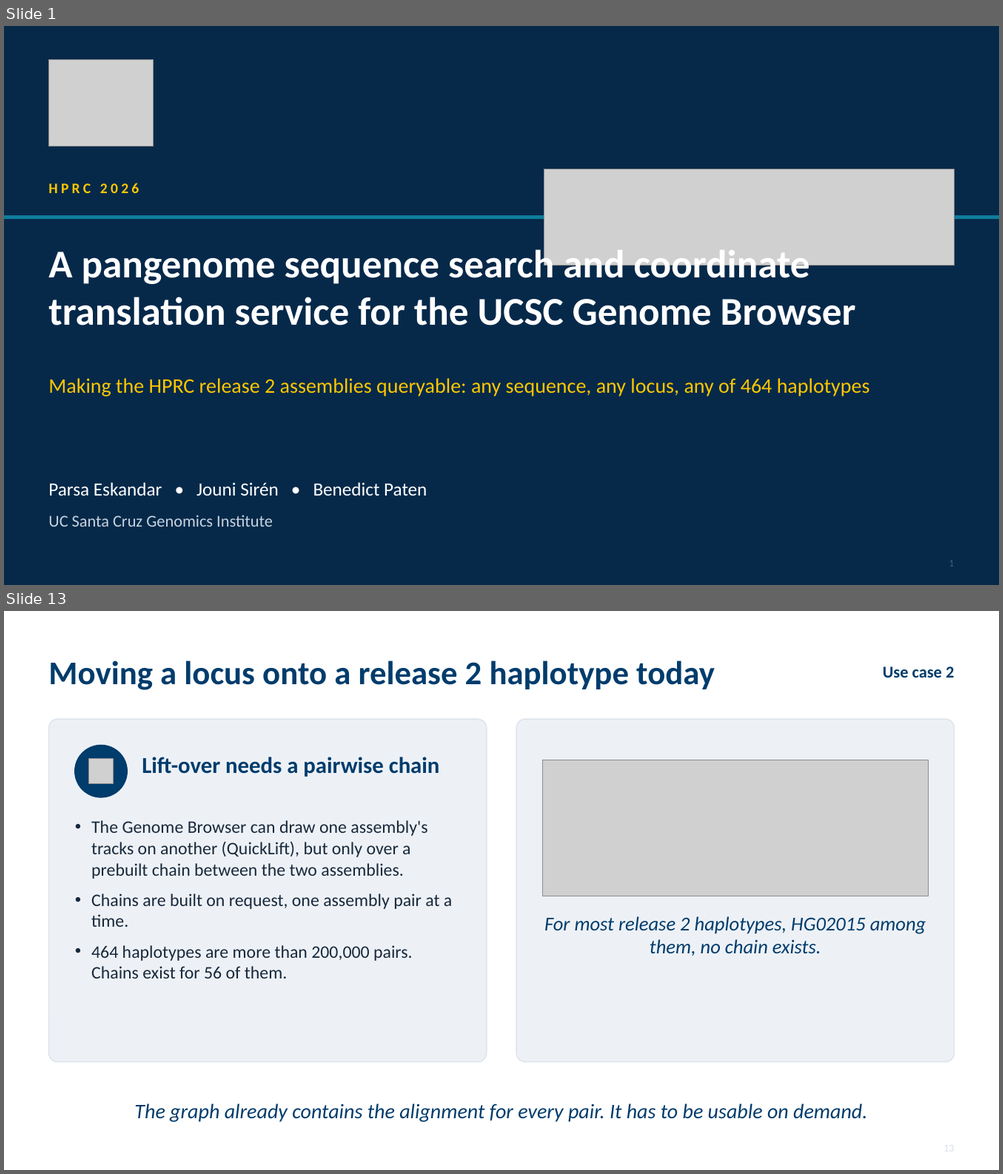
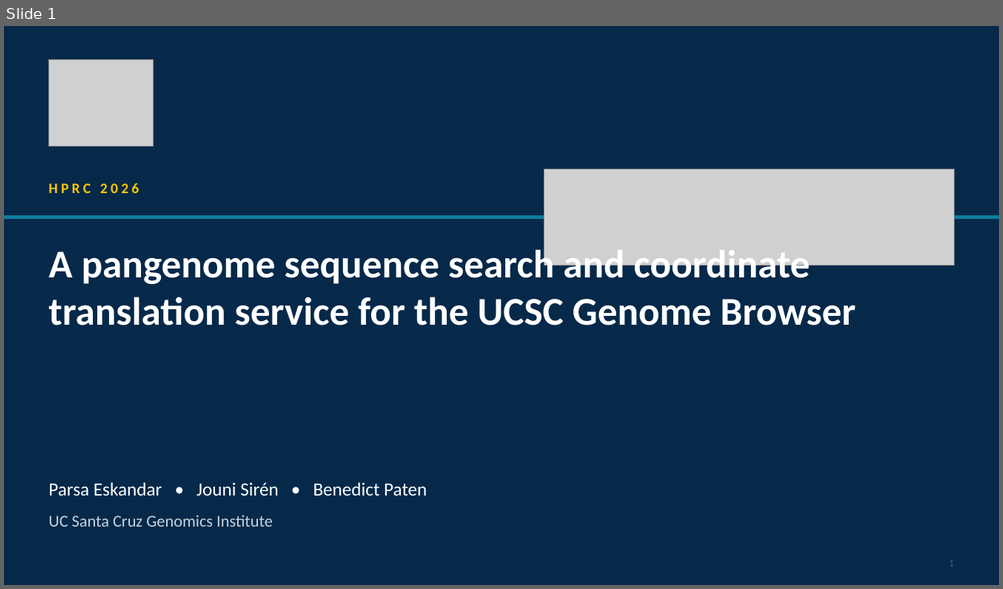
Before and after one commit to parsaeskandar/hprc_2026_poster, a slide deck: talk/HPRC2026_talk.pptx. Shown one above the other, each under a label of ours: slides 1 and 13 before the commit, slide 1 after it; the slides between them are not shown. The pictures are 1003x1174 and 1003x589 pixels, drawn with LibreOffice and Linux fonts; fonts in the diff are those of the drawing; grey boxes stand for pictures. Boxes give left, top, right and bottom in pixels: in the first picture for what was removed or moved away, otherwise in the second. Text is boxed around its words. In the diff, an @@ line names an element or a change of style, - is before the commit and + after.

Commit message:
Talk v7: simplify. Figures and screenshots first, talking points instead of a script

```diff
--- a/talk/HPRC2026_talk.pptx
+++ b/talk/HPRC2026_talk.pptx
@@ slide 13 removed at box(4, 611, 999, 1170), background #FFFFFF @@
@@ text removed at box(48, 661, 714, 690) @@
-Moving a locus onto a release 2 haplotype today
@@ text removed at box(882, 667, 953, 678) @@
-Use case 2
@@ rounded rectangle removed at box(48, 719, 486, 1062) @@
@@ rounded rectangle removed at box(517, 719, 955, 1062) @@
@@ ellipse removed at box(75, 745, 127, 797) @@
@@ picture removed at box(88, 759, 114, 784) @@
@@ text removed at box(142, 757, 440, 777) @@
-Lift-over needs a pairwise chain
@@ picture removed at box(543, 760, 928, 896) @@
@@ text removed at box(91, 820, 452, 979) @@
-• The Genome Browser can draw one assembly's tracks on another (QuickLift), but only over a prebuilt chain between the two assemblies.
-• Chains are built on request, one assembly pair at a time.
-• 464 haplotypes are more than 200,000 pairs. Chains exist for 56 of them.
@@ text removed at box(544, 917, 926, 956) @@
-For most release 2 haplotypes, HG02015 among them, no chain exists.
@@ text removed at box(134, 1104, 867, 1122) @@
-The graph already contains the alignment for every pair. It has to be usable on demand.
@@ slide 1 changed as well @@
@@ text removed at box(48, 378, 870, 397) @@
-Making the HPRC release 2 assemblies queryable: any sequence, any locus, any of 464 haplotypes
```
Also in this commit, not shown: 12 other slides changed, 5 slides added, 10 other slides removed, 4 other files.
